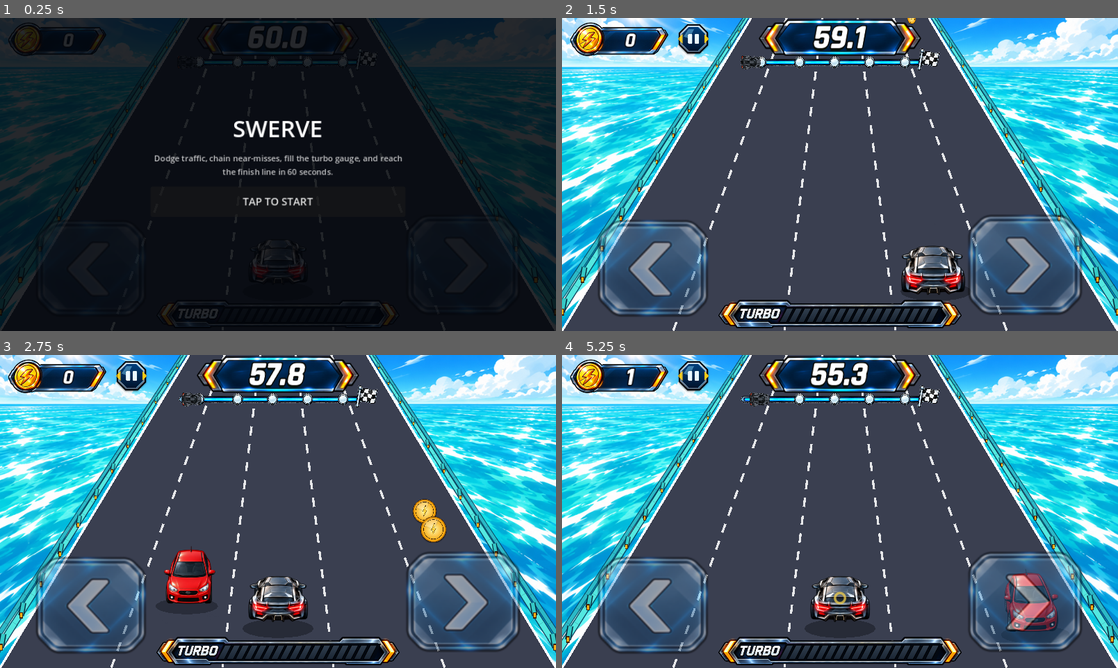
Above: before the commit, frames 1-4 (two rows, left to right).
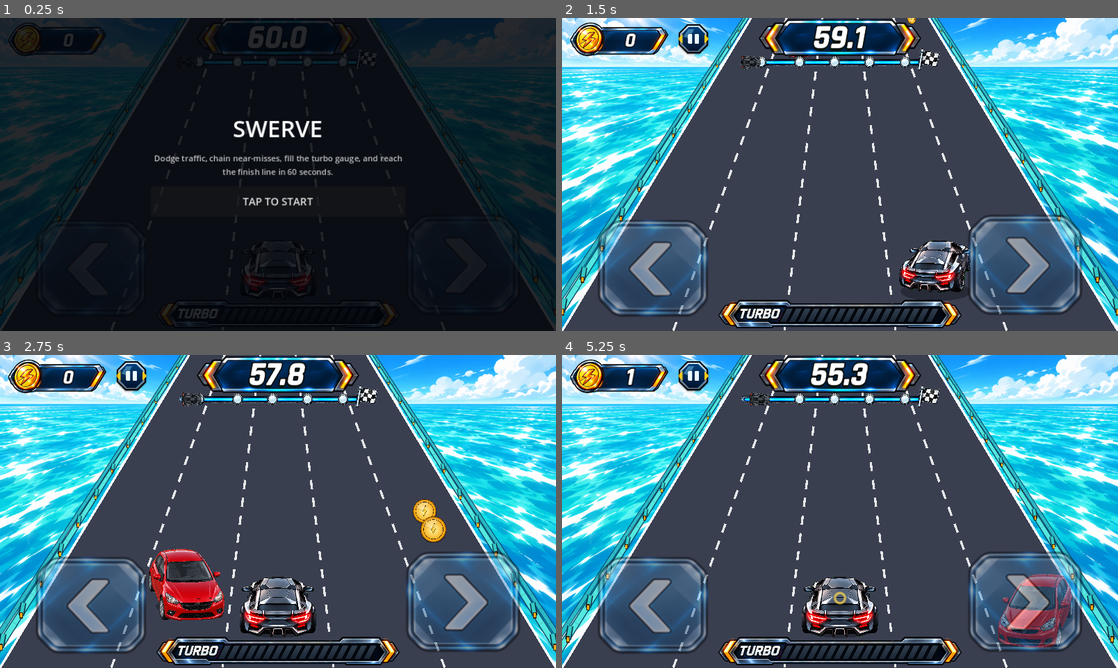
Above: after the commit, the same moments.

Repository: kjs8806/swerve
Game: Godot game, scene res://scenes/Main.tscn
The game is run twice, just before and just after one commit, with the same random seed, the same clock (stepped at 60 frames per second) and the same inputs.
Inputs:
- Up to frame 1 (0.25 s): no input
- Up to frame 2 (1.5 s): click "TAP TO START" at 0.5 s; tap Enter at 1.25, 1.35 s; hold Right from 1.28 s (still down)
- Up to frame 3 (2.75 s): tap Space at 1.52, 2.27 s; release Right at 2.03 s; hold Left from 2.03 s (still down); tap Enter at 2.1 s
- Up to frame 4 (5.25 s): release Left at 2.78 s; hold Right 2.78-4.28 s; tap Enter every 0.75 s from 2.85 to 5.1 s; tap Space at 3.77, 4.52 s; hold Left from 4.28 s (still down)

The runs differ from the first frame. In frame 1, 0.4% of the frame differs, in the area x 43-57%, y 71-90%; in frame 2, 1.6%; in frame 3, 4.1%, in the area x 26-57%, y 60-91%; in frame 4, 3.7%.

Commit message:
Replace vehicle atlases with HD angle sprites
Use separate native-resolution transparent textures for -12e, -8, 0, +8, and +12 degree views. This avoids enlarging low-resolution atlas cells and maps each lane directly to its approved viewing angle.

Diff:
--- a/godot/scripts/Race.gd
+++ b/godot/scripts/Race.gd
@@ -78,13 +78,24 @@
 
 const TEX_BACKGROUND := preload("res://assets/environment/ocean-sky.png")
 const TEX_GUARDRAILS := preload("res://assets/environment/guardrails.png")
-const HD_VEHICLE_SCALE := 0.45
+const HD_VEHICLE_SCALE := 0.138
 const VEHICLE_ANGLE_FRAME_COUNT := 5
-const TEX_PLAYER_ANGLE_SHEET := preload("res://assets/vehicles/player-gray-angle-sheet.png")
-# Prototype: use one approved red traffic identity across every spawn until
-# the multi-color angle sheets are approved.
-const TRAFFIC_ANGLE_SHEETS := [
-	preload("res://assets/vehicles/traffic-red-angle-sheet.png"),
+const TEX_PLAYER_ANGLES := [
+	preload("res://assets/vehicles/angles/player-gray-m12.png"),
+	preload("res://assets/vehicles/angles/player-gray-m08.png"),
+	preload("res://assets/vehicles/angles/player-gray-000.png"),
+	preload("res://assets/vehicles/angles/player-gray-p08.png"),
+	preload("res://assets/vehicles/angles/player-gray-p12.png"),
+]
+# Individual native-resolution textures avoid enlarging small atlas cells.
+const TRAFFIC_ANGLE_SETS := [
+	[
+		preload("res://assets/vehicles/angles/traffic-red-m12.png"),
+		preload("res://assets/vehicles/angles/traffic-red-m08.png"),
+		preload("res://assets/vehicles/angles/traffic-red-000.png"),
+		preload("res://assets/vehicles/angles/traffic-red-p08.png"),
+		preload("res://assets/vehicles/angles/traffic-red-p12.png"),
+	],
 ]
 const TEX_COIN := preload("res://assets/collectibles/coin.png")
 # coin.png is a large-source HD circle (not sized 1:1 for the road), so its
@@ -515,7 +526,7 @@
 			"lane": free_lanes[i], "p": 0.0, "resolved": false,
 			"dodged": false, "was_near": false,
 			"kind": "hazard" if is_hazard else "traffic",
-			"variant": randi() % (HAZARD_TEXTURES.size() if is_hazard else TRAFFIC_ANGLE_SHEETS.size()),
+			"variant": randi() % (HAZARD_TEXTURES.size() if is_hazard else TRAFFIC_ANGLE_SETS.size()),
 		})
 
 
@@ -810,7 +821,7 @@
 	draw_items.append({"p": 1.001, "cb": func():
 		if turbo_now:
 			_draw_flame_trail(Vector2(px, py), p_scale, t_now, player_rotation)
-		_draw_angle_sprite_on_road(TEX_PLAYER_ANGLE_SHEET, _angle_frame_for_lane(player_lane_visual), Vector2(px, py), p_scale * HD_VEHICLE_SCALE, 1.0, 0.34)
+		_draw_angle_texture_on_road(TEX_PLAYER_ANGLES[_angle_frame_for_lane(player_lane_visual)], Vector2(px, py), p_scale * HD_VEHICLE_SCALE, 1.0, 0.34)
 	})
 
 	draw_items.sort_custom(func(a, b): return a["p"] < b["p"])
@@ -935,15 +946,12 @@
 	return clampi(int(round(lane_index)), 0, VEHICLE_ANGLE_FRAME_COUNT - 1)
 
 
-func _draw_angle_sprite_on_road(sheet: Texture2D, frame_index: int, pos: Vector2, scale: float, p: float, shadow_strength: float = 0.0, vertical_scale: float = 1.0) -> void:
-	var frame_width: float = sheet.get_width() / float(VEHICLE_ANGLE_FRAME_COUNT)
-	var frame_size := Vector2(frame_width, float(sheet.get_height()))
-	var rendered_size: Vector2 = frame_size * scale
+func _draw_angle_texture_on_road(texture: Texture2D, pos: Vector2, scale: float, p: float, shadow_strength: float = 0.0, vertical_scale: float = 1.0) -> void:
+	var rendered_size: Vector2 = texture.get_size() * scale
 	rendered_size.y *= vertical_scale
 	if shadow_strength > 0.0:
 		_draw_road_shadow(pos, rendered_size, p, shadow_strength)
-	var source := Rect2(Vector2(frame_width * frame_index, 0.0), frame_size)
-	draw_texture_rect_region(sheet, Rect2(pos - rendered_size * 0.5, rendered_size), source, _depth_tint(p))
+	draw_texture_rect(texture, Rect2(pos - rendered_size * 0.5, rendered_size), false, _depth_tint(p))
 
 
 func _draw_sprite_centered(texture: Texture2D, pos: Vector2, scale: float) -> void:
@@ -965,7 +973,8 @@
 		_draw_sprite_on_road(HAZARD_TEXTURES[variant], pos, visual_scale * HD_HAZARD_SCALE, p, rotation, shadow, flatness)
 	else:
 		var car_flatness: float = lerpf(0.88, 1.0, depth)
-		_draw_angle_sprite_on_road(TRAFFIC_ANGLE_SHEETS[obstacle["variant"]], _angle_frame_for_lane(lane), pos, visual_scale * HD_VEHICLE_SCALE, p, 0.32, car_flatness)
+		var angle_set: Array = TRAFFIC_ANGLE_SETS[obstacle["variant"]]
+		_draw_angle_texture_on_road(angle_set[_angle_frame_for_lane(lane)], pos, visual_scale * HD_VEHICLE_SCALE, p, 0.32, car_flatness)
 
 
 func _draw_sky(w: float, hy: float) -> void:
Binary file added: godot/assets/vehicles/angles/player-gray-000.png
Binary file added: godot/assets/vehicles/angles/player-gray-m08.png
Binary file added: godot/assets/vehicles/angles/player-gray-m12.png
Binary file added: godot/assets/vehicles/angles/player-gray-p08.png
Binary file added: godot/assets/vehicles/angles/player-gray-p12.png
Binary file added: godot/assets/vehicles/angles/traffic-red-000.png
Binary file added: godot/assets/vehicles/angles/traffic-red-m08.png
Binary file added: godot/assets/vehicles/angles/traffic-red-m12.png
Binary file added: godot/assets/vehicles/angles/traffic-red-p08.png
Binary file added: godot/assets/vehicles/angles/traffic-red-p12.png
